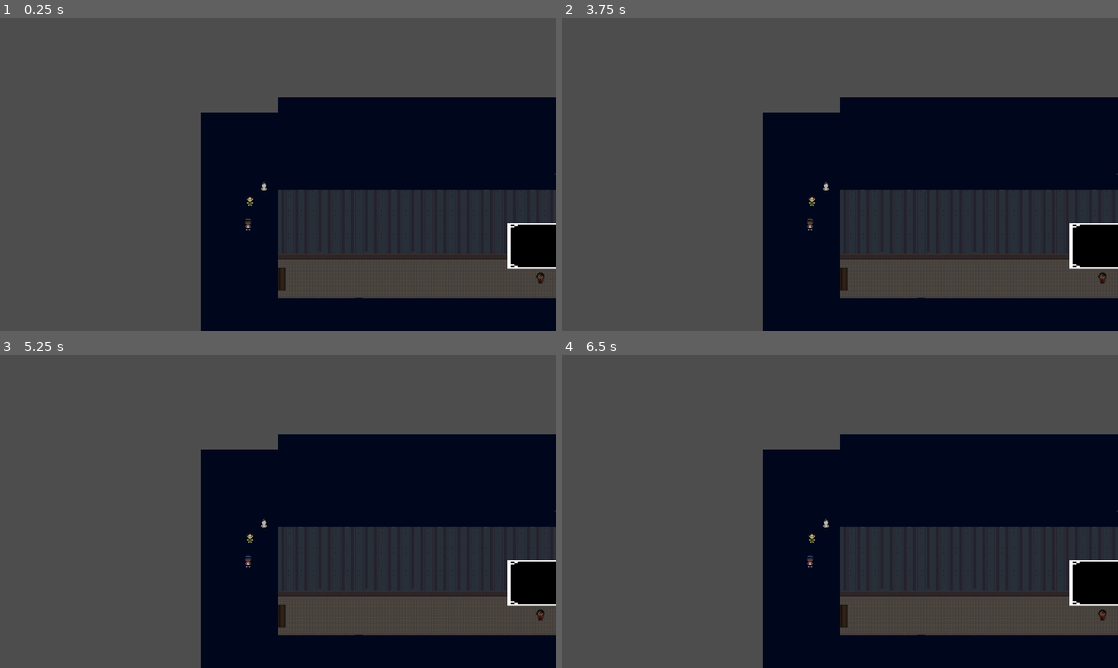
Above: before the commit, frames 1-4 (two rows, left to right).
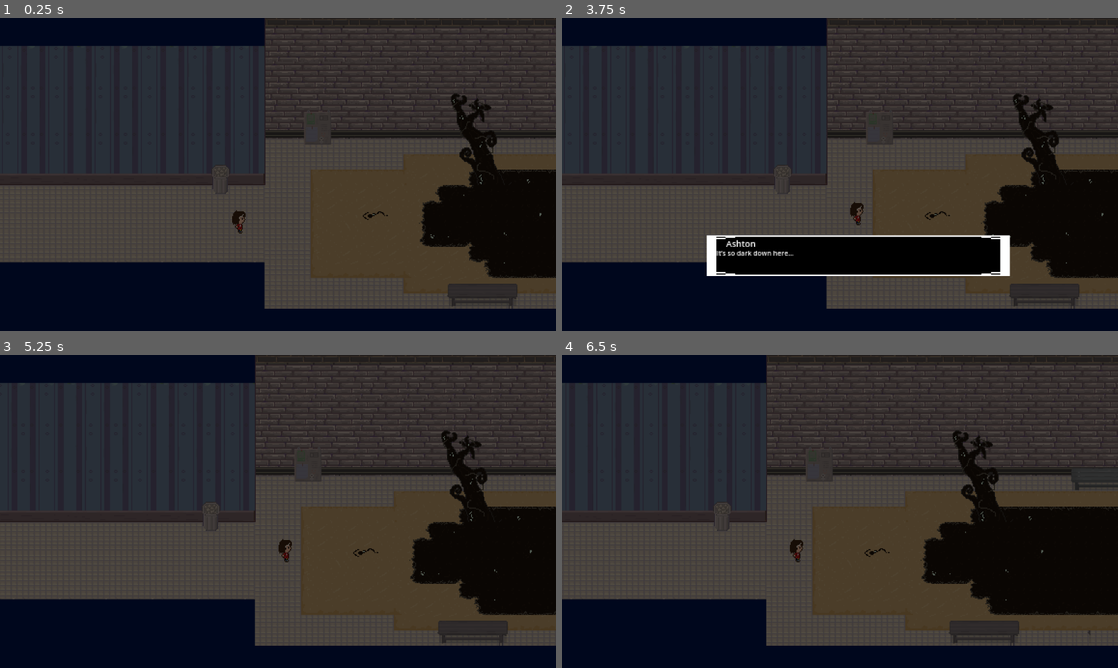
Above: after the commit, the same moments.

Repository: eRues/The-Great-Disappearance-of-Jamie-Finch
Game: Godot game, scene res://cutscenes.tscn
Same seed, same stepped clock (60 frames per second), same inputs: the game is played once before the commit and once after it. This scene is started directly instead of the project's main scene.
Inputs (mouse positions are in pixels of both pictures, inside the frame that each line leads up to):
- Up to frame 1 (0.25 s): no input
- Up to frame 2 (3.75 s): tap Enter (enter) at 0.5, 2.85, 3.5 s; move the mouse to (962, 158) at 0.52 s; hold D (right) 0.53-1.28 s; hold Enter (enter) 0.53-1.28 s; move the mouse to (728, 190) at 1.27 s; hold S (down) 1.28-2.03 s; tap E (open) at 1.35, 3.6 s; tap Space (space) at 2 s; move the mouse to (895, 105) at 2.02 s; hold D (right) 2.03-2.78 s; hold Space (space) 2.03-2.78 s; move the mouse to (812, 237) at 2.77 s; hold W (up) 2.78-3.53 s; move the mouse to (1006, 221) at 3.52 s; hold A (left) from 3.53 s (still down)
- Up to frame 3 (5.25 s): tap Space (space) at 4.25, 4.35 s; move the mouse to (111, 464) at 4.27 s; tap Enter (enter) at 5 s; move the mouse to (305, 511) at 5.02 s; release A (left) at 5.03 s; hold S (down) from 5.03 s (still down); hold Enter (enter) from 5.03 s (still down)
- Up to frame 4 (6.5 s): move the mouse to (756, 433) at 5.77 s; release S (down) at 5.78 s; release Enter (enter) at 5.78 s; hold D (right) from 5.78 s (still down); tap E (open) at 5.85 s

The runs differ from the first frame. In frame 1, 76% of the frame differs, in the area x 0-100%, y 0-100%; in frame 2, 79%; in frame 3, 76%; in frame 4, 78%.

Commit message:
the scenes...

Diff:
--- a/character_open.gd
+++ b/character_open.gd
@@ -15,7 +15,7 @@
 	$eve_open.visible = false
 	$nathan_open.visible = false
 	inventory_ui.visible = false
-	char_text.dialogue_finished.connect(_on_char_text_dialogue_finished())
+#	char_text.dialogue_finished.connect(_on_char_text_dialogue_finished())
 
 	if(Global.ash_chosen):
 		$ash_open.visible = true
--- a/cutscenes.gd
+++ b/cutscenes.gd
@@ -1,4 +1,6 @@
 extends Node2D
 
+@onready var anim = $AnimationPlayer
+
 func _ready() -> void:
-	print($Dialogue_box.size)
+	anim.play("basement_cutscene_Ash")
--- a/cutscenes.tscn
+++ b/cutscenes.tscn
@@ -8,11 +8,265 @@
 [ext_resource type="Texture2D" uid="uid://dncj6a50584ya" path="res://Assets/Player Characters/Nathan/Nathan.png" id="4_isgx5"]
 [ext_resource type="PackedScene" uid="uid://c27fxtj7rcng3" path="res://Maps/basement_map.tscn" id="5_ol2b0"]
 
+[sub_resource type="Animation" id="Animation_8p21d"]
+length = 0.001
+tracks/0/type = "value"
+tracks/0/imported = false
+tracks/0/enabled = true
+tracks/0/path = NodePath("Characters/Ash:frame")
+tracks/0/interp = 1
+tracks/0/loop_wrap = true
+tracks/0/keys = {
+"times": PackedFloat32Array(0),
+"transitions": PackedFloat32Array(1),
+"update": 1,
+"values": [6]
+}
+tracks/1/type = "value"
+tracks/1/imported = false
+tracks/1/enabled = true
+tracks/1/path = NodePath("Characters/Ash:position")
+tracks/1/interp = 1
+tracks/1/loop_wrap = true
+tracks/1/keys = {
+"times": PackedFloat32Array(0),
+"transitions": PackedFloat32Array(1),
+"update": 0,
+"values": [Vector2(544, 215)]
+}
+tracks/2/type = "value"
+tracks/2/imported = false
+tracks/2/enabled = true
+tracks/2/path = NodePath("Dialogue_box:visible")
+tracks/2/interp = 1
+tracks/2/loop_wrap = true
+tracks/2/keys = {
+"times": PackedFloat32Array(0),
+"transitions": PackedFloat32Array(1),
+"update": 1,
+"values": [false]
+}
+tracks/3/type = "value"
+tracks/3/imported = false
+tracks/3/enabled = true
+tracks/3/path = NodePath("Camera2D:position")
+tracks/3/interp = 1
+tracks/3/loop_wrap = true
+tracks/3/keys = {
+"times": PackedFloat32Array(0),
+"transitions": PackedFloat32Array(1),
+"update": 0,
+"values": [Vector2(590, 165)]
+}
+tracks/4/type = "value"
+tracks/4/imported = false
+tracks/4/enabled = true
+tracks/4/path = NodePath("Dialogue_box/RichTextLabel:visible_ratio")
+tracks/4/interp = 1
+tracks/4/loop_wrap = true
+tracks/4/keys = {
+"times": PackedFloat32Array(0),
+"transitions": PackedFloat32Array(1),
+"update": 0,
+"values": [0.0]
+}
+tracks/5/type = "value"
+tracks/5/imported = false
+tracks/5/enabled = true
+tracks/5/path = NodePath("Maps/BLACK:visible")
+tracks/5/interp = 1
+tracks/5/loop_wrap = true
+tracks/5/keys = {
+"times": PackedFloat32Array(0),
+"transitions": PackedFloat32Array(1),
+"update": 1,
+"values": [false]
+}
+tracks/6/type = "value"
+tracks/6/imported = false
+tracks/6/enabled = true
+tracks/6/path = NodePath("Dialogue_box/Label:text")
+tracks/6/interp = 1
+tracks/6/loop_wrap = true
+tracks/6/keys = {
+"times": PackedFloat32Array(0),
+"transitions": PackedFloat32Array(1),
+"update": 1,
+"values": ["Ashton"]
+}
+tracks/7/type = "value"
+tracks/7/imported = false
+tracks/7/enabled = true
+tracks/7/path = NodePath("Dialogue_box/RichTextLabel:text")
+tracks/7/interp = 1
+tracks/7/loop_wrap = true
+tracks/7/keys = {
+"times": PackedFloat32Array(0),
+"transitions": PackedFloat32Array(1),
+"update": 1,
+"values": ["It’s so dark down here…"]
+}
+tracks/8/type = "value"
+tracks/8/imported = false
+tracks/8/enabled = true
+tracks/8/path = NodePath("Dialogue_box:position")
+tracks/8/interp = 1
+tracks/8/loop_wrap = true
+tracks/8/keys = {
+"times": PackedFloat32Array(0),
+"transitions": PackedFloat32Array(1),
+"update": 0,
+"values": [Vector2(452, 228)]
+}
+tracks/9/type = "value"
+tracks/9/imported = false
+tracks/9/enabled = true
+tracks/9/path = NodePath("Dialogue_box/RichTextLabel:visible")
+tracks/9/interp = 1
+tracks/9/loop_wrap = true
+tracks/9/keys = {
+"times": PackedFloat32Array(0),
+"transitions": PackedFloat32Array(1),
+"update": 1,
+"values": [false]
+}
+
 [sub_resource type="Animation" id="Animation_ao1cf"]
 resource_name = "basement_cutscene_Ash"
+length = 30.0
+tracks/0/type = "value"
+tracks/0/imported = false
+tracks/0/enabled = true
+tracks/0/path = NodePath("Characters/Ash:frame")
+tracks/0/interp = 1
+tracks/0/loop_wrap = true
+tracks/0/keys = {
+"times": PackedFloat32Array(0, 0.33333334, 0.6666667, 1, 1.3666667, 1.7, 2.0666666, 2.4, 2.7333333),
+"transitions": PackedFloat32Array(1, 1, 1, 1, 1, 1, 1, 1, 1),
+"update": 1,
+"values": [6, 7, 6, 8, 6, 7, 6, 8, 6]
+}
+tracks/1/type = "value"
+tracks/1/imported = false
+tracks/1/enabled = true
+tracks/1/path = NodePath("Characters/Ash:position")
+tracks/1/interp = 1
+tracks/1/loop_wrap = true
+tracks/1/keys = {
+"times": PackedFloat32Array(0, 3),
+"transitions": PackedFloat32Array(1, 1),
+"update": 0,
+"values": [Vector2(544, 215), Vector2(607, 206)]
+}
+tracks/2/type = "value"
+tracks/2/imported = false
+tracks/2/enabled = true
+tracks/2/path = NodePath("Dialogue_box:visible")
+tracks/2/interp = 1
+tracks/2/loop_wrap = true
+tracks/2/keys = {
+"times": PackedFloat32Array(0, 3.5, 5, 12),
+"transitions": PackedFloat32Array(1, 1, 1, 1),
+"update": 1,
+"values": [false, true, false, true]
+}
+tracks/3/type = "value"
+tracks/3/imported = false
+tracks/3/enabled = true
+tracks/3/path = NodePath("Camera2D:position")
+tracks/3/interp = 1
+tracks/3/loop_wrap = true
+tracks/3/keys = {
+"times": PackedFloat32Array(0, 5, 10),
+"transitions": PackedFloat32Array(1, 1, 1),
+"update": 0,
+"values": [Vector2(590, 165), Vector2(590, 165), Vector2(800, 165)]
+}
+tracks/4/type = "value"
+tracks/4/imported = false
+tracks/4/enabled = true
+tracks/4/path = NodePath("Dialogue_box/RichTextLabel:visible_ratio")
+tracks/4/interp = 1
+tracks/4/loop_wrap = true
+tracks/4/keys = {
+"times": PackedFloat32Array(3.4, 3.7, 5, 11.9, 12.1, 13.833333, 13.9, 14.133333, 15.533334, 15.566668, 15.866668, 17.166668, 17.2, 17.466667, 19.333334, 21.233334, 21.566668, 23, 25.3, 26.400034),
+"transitions": PackedFloat32Array(1, 1, 1, 1, 1, 1, 1, 1, 1, 1, 1, 1, 1, 1, 1, 1, 1, 1, 1, 1),
+"update": 0,
+"values": [0.0, 1.0, 1.0, 0.0, 1.0, 1.0, 0.0, 1.0, 1.0, 0.0, 1.0, 1.0, 0.0, 1.0, 1.0, 0.0, 1.0, 1.0, 0.0, 1.0]
+}
+tracks/5/type = "value"
+tracks/5/imported = false
+tracks/5/enabled = true
+tracks/5/path = NodePath("Maps/BLACK:visible")
+tracks/5/interp = 1
+tracks/5/loop_wrap = true
+tracks/5/keys = {
+"times": PackedFloat32Array(0),
+"transitions": PackedFloat32Array(1),
+"update": 1,
+"values": [false]
+}
+tracks/6/type = "value"
+tracks/6/imported = false
+tracks/6/enabled = true
+tracks/6/path = NodePath("Dialogue_box/Label:text")
+tracks/6/interp = 1
+tracks/6/loop_wrap = true
+tracks/6/keys = {
+"times": PackedFloat32Array(3.5, 12, 15.5667, 17.2),
+"transitions": PackedFloat32Array(1, 1, 1, 1),
+"update": 1,
+"values": ["Ashton", "", "Ashton", ""]
+}
+tracks/7/type = "value"
+tracks/7/imported = false
+tracks/7/enabled = true
+tracks/7/path = NodePath("Dialogue_box/RichTextLabel:text")
+tracks/7/interp = 1
+tracks/7/loop_wrap = true
+tracks/7/keys = {
+"times": PackedFloat32Array(3.5, 12, 14, 15.666668, 17.300001, 21.333334, 25.300034),
+"transitions": PackedFloat32Array(1, 1, 1, 1, 1, 1, 1),
+"update": 1,
+"values": ["It’s so dark down here…", "[You stare out in front of you at the pool.]", " [It’s full of algae and god only knows what else.]
+", "They didn’t even drain the pool? This place is kinda spooky, but not that spooky.
+
+", "[You walk around the pool and examine it carefully, trying not to touch anything growing at the sides.]
+
+", "[You feel something wet and slimy under your foot. You take a step back and try to stamp it off.]
+
+", " I t ' s  p i t c h  b l a c k.
+
+"]
+}
+tracks/8/type = "value"
+tracks/8/imported = false
+tracks/8/enabled = true
+tracks/8/path = NodePath("Dialogue_box:position")
+tracks/8/interp = 1
+tracks/8/loop_wrap = true
+tracks/8/keys = {
+"times": PackedFloat32Array(0, 5, 12),
+"transitions": PackedFloat32Array(1, 1, 1),
+"update": 0,
+"values": [Vector2(452, 228), Vector2(452, 228), Vector2(655, 267)]
+}
+tracks/9/type = "value"
+tracks/9/imported = false
+tracks/9/enabled = true
+tracks/9/path = NodePath("Dialogue_box/RichTextLabel:visible")
+tracks/9/interp = 1
+tracks/9/loop_wrap = true
+tracks/9/keys = {
+"times": PackedFloat32Array(3.4, 19.333334, 20.9, 22.989109, 25.200033),
+"transitions": PackedFloat32Array(1, 1, 1, 1, 1),
+"update": 1,
+"values": [true, false, true, false, true]
+}
 
 [sub_resource type="AnimationLibrary" id="AnimationLibrary_3mh18"]
 _data = {
+&"RESET": SubResource("Animation_8p21d"),
 &"basement_cutscene_Ash": SubResource("Animation_ao1cf")
 }
 
@@ -20,29 +274,35 @@
 script = ExtResource("1_8p21d")
 
 [node name="Dialogue_box" type="TextureRect" parent="." unique_id=827314926]
+visible = false
 z_index = 2
-offset_left = 475.0
-offset_top = 101.0
-offset_right = 709.0
-offset_bottom = 195.0
+offset_left = 452.0
+offset_top = 228.0
+offset_right = 766.00446
+offset_bottom = 270.0168
 texture = ExtResource("1_isgx5")
 
 [node name="Label" type="Label" parent="Dialogue_box" unique_id=1072754250]
 layout_mode = 0
-offset_left = 19.0
+offset_left = 20.0
 offset_top = 2.0
-offset_right = 207.0
-offset_bottom = 25.0
-theme_override_font_sizes/font_size = 28
+offset_right = 295.0
+offset_bottom = 15.0
+theme_override_font_sizes/font_size = 9
+text = "Ashton"
 
 [node name="RichTextLabel" type="RichTextLabel" parent="Dialogue_box" unique_id=2108326217]
+visible = false
 layout_mode = 0
-offset_left = 7.0
-offset_top = 25.0
-offset_right = 221.0
-offset_bottom = 67.0
-theme_override_font_sizes/normal_font_size = 24
+offset_left = 10.0
+offset_top = 13.0
+offset_right = 304.0
+offset_bottom = 38.0
+theme_override_font_sizes/normal_font_size = 7
+text = "It’s so dark down here…"
 scroll_active = false
+visible_characters = 0
+visible_ratio = 0.0
 
 [node name="AnimationPlayer" type="AnimationPlayer" parent="." unique_id=986752125]
 libraries/ = SubResource("AnimationLibrary_3mh18")
@@ -55,6 +315,7 @@
 texture = ExtResource("1_ao1cf")
 hframes = 5
 vframes = 3
+frame = 6
 
 [node name="Tia" type="Sprite2D" parent="Characters" unique_id=405803014]
 z_index = 1
@@ -95,4 +356,15 @@
 offset_bottom = 304.0
 color = Color(0, 0, 0, 0.5764706)
 
+[node name="BLACK" type="ColorRect" parent="Maps" unique_id=600788644]
+visible = false
+z_index = 2
+offset_left = 3.0
+offset_top = -242.0
+offset_right = 1220.0
+offset_bottom = 487.0
+color = Color(0, 0, 0, 1)
+
 [node name="Camera2D" type="Camera2D" parent="." unique_id=2007196762]
+position = Vector2(590, 165)
+zoom = Vector2(2, 2)
Not shown: 1 places in character_open.tscn that only renumber resources
